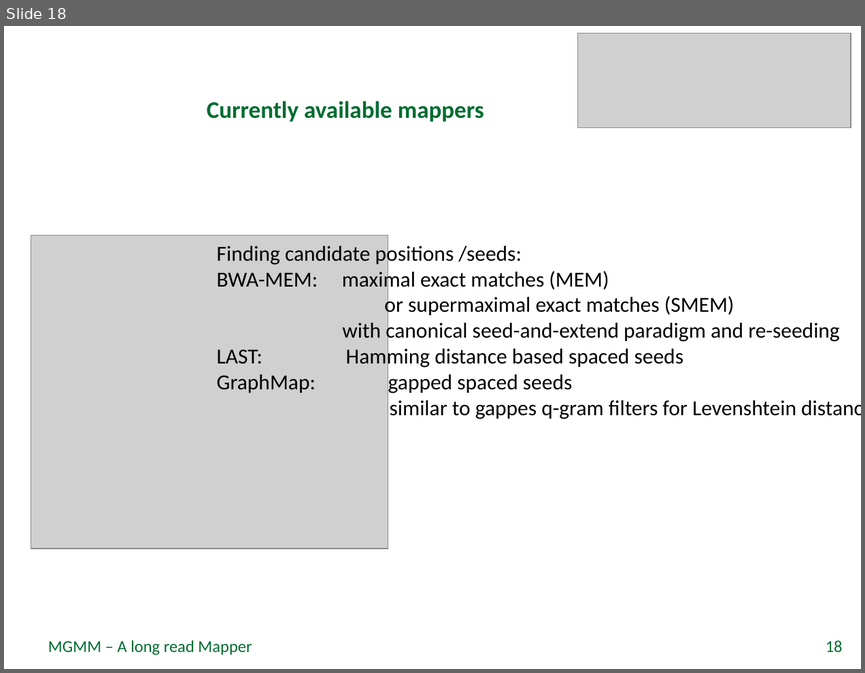
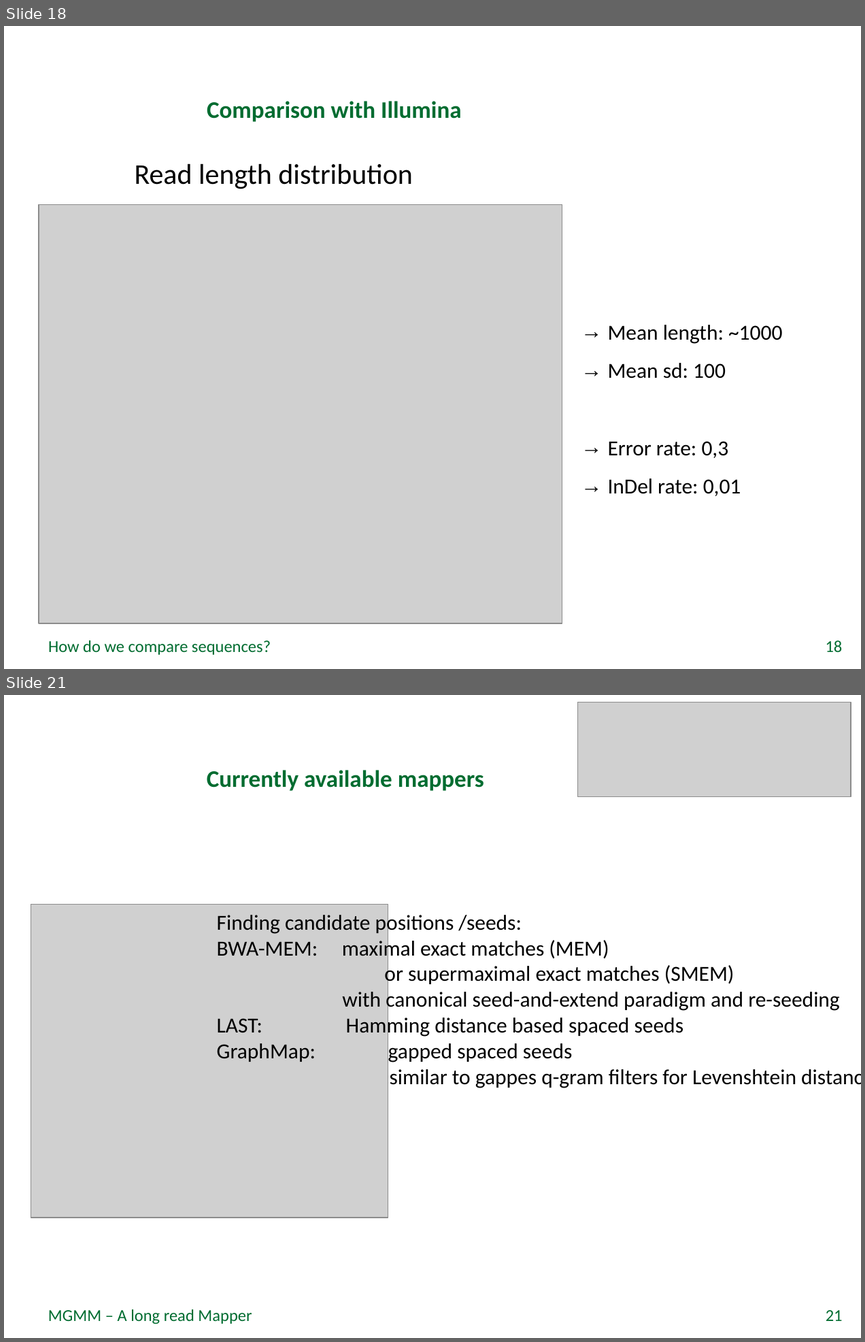
Before and after one commit to rfechtner/minions, a slide deck: Präsentation.pptx. Shown one above the other, each under a label of ours: slide 18 before the commit, slides 18 and 21 after it; the slides between them are not shown. The pictures are 865x673 and 865x1342 pixels, drawn with LibreOffice and Linux fonts; fonts in the diff are those of the drawing; grey boxes stand for pictures; background and template pictures are left out. Boxes give left, top, right and bottom in pixels: in the first picture for what was removed or moved away, otherwise in the second. Text is boxed around its words. In the diff, an @@ line names an element or a change of style, - is before the commit and + after.

```diff
--- a/Präsentation.pptx
+++ b/Präsentation.pptx
@@ slide 18 added at [4, 26, 861, 669], background picture (left out) @@
@@ title added at [207, 101, 461, 122], 20 pt, text #006C30, bold @@
+Comparison with Illumina
@@ text added at [135, 163, 413, 189], 24 pt, text #000000 @@
+Read length distribution
@@ picture added at [39, 204, 562, 622] @@
@@ text added at [608, 325, 782, 496], 18 pt, text #000000 @@
+→ Mean length: ~1000
+→ Mean sd: 100
+→ Error rate: 0,3
+→ InDel rate: 0,01
@@ text added at [48, 640, 271, 654], 14 pt, text #006C30 @@
+How do we compare sequences?
@@ page number added at [825, 640, 842, 652], 14 pt, text #006C30 @@
+18
@@ what was slide 18 is now slide 21 @@
@@ page number at [825, 1310, 842, 1321]: text changed @@
-18
+21
```
Also in this commit, not shown: 8 slides changed, 14 other slides added, 1 other file.
